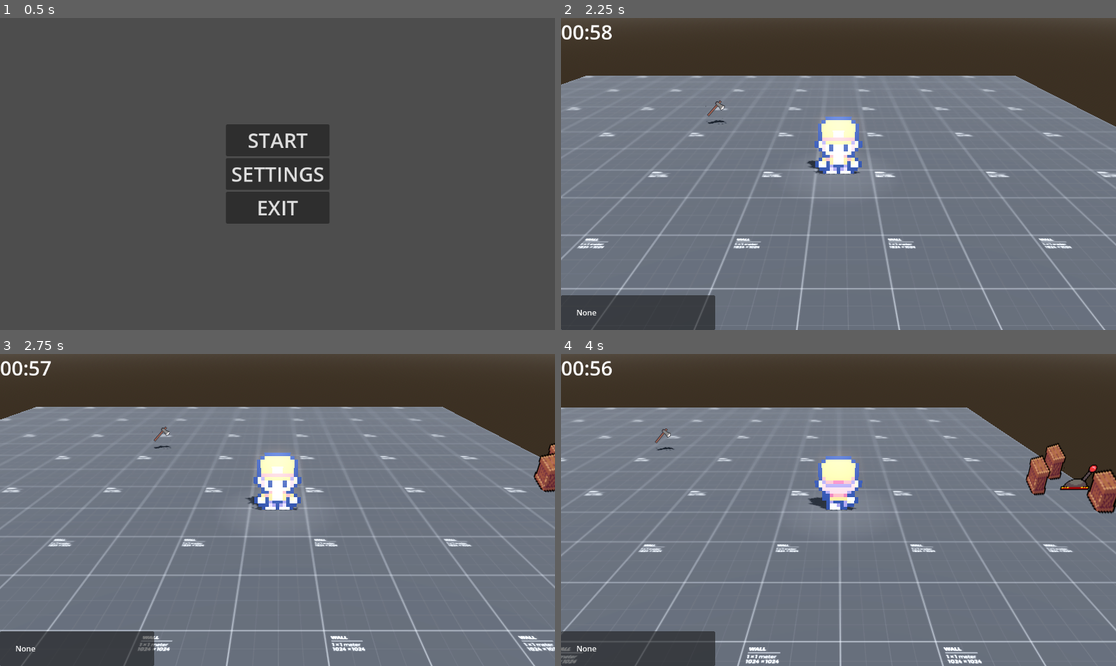
Above: before the commit, frames 1-4 (two rows, left to right).
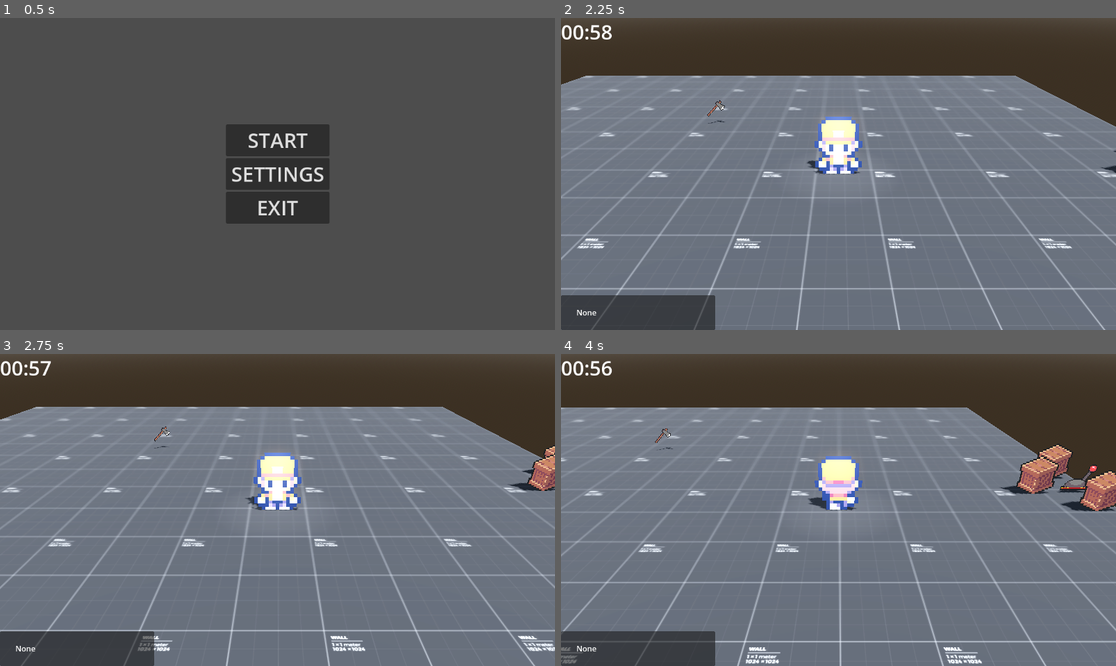
Above: after the commit, the same moments.

Repository: ketzzz-dev/dev-con-project
Game: Godot game, scene res://scenes/ui/screens/main_menu.tscn
The game is run twice, just before and just after one commit, with the same random seed, the same clock (stepped at 60 frames per second) and the same inputs.
Inputs:
- Up to frame 1 (0.5 s): no input
- Up to frame 2 (2.25 s): click "START" at 0.5 s; tap Enter (ui_accept) at 1.25, 1.52 s; hold D (move_right) 1.28-2.03 s; hold F (interact) 1.28-2.03 s; hold S (move_down) from 2.03 s (still down); tap F (interact) at 2.1 s
- Up to frame 3 (2.75 s): keep holding S (move_down); tap Enter (ui_accept) at 2.27 s
- Up to frame 4 (4 s): release S (move_down) at 2.78 s; hold D (move_right) 2.78-3.53 s; hold F (interact) 2.78-3.53 s; hold W (move_up) from 3.53 s (still down); tap F (interact) at 3.6 s; tap Enter (ui_accept) at 3.77 s

Frame 1 is identical in both runs. In frame 2, less than 0.1% of the frame differs, in the area x 26-100%, y 26-50%; in frame 3, 0.6%; in frame 4, 2.0%, in the area x 16-100%, y 23-52%.

Commit message:
Small sprite3d changes

Diff:
--- a/scenes/world/prefabs/axe.tscn
+++ b/scenes/world/prefabs/axe.tscn
@@ -15,6 +15,7 @@
 billboard = 2
 shaded = true
 alpha_cut = 2
+texture_filter = 0
 texture = ExtResource("1_wehjn")
 
 [node name="CollisionShape3D" type="CollisionShape3D" parent="."]
--- a/scenes/world/prefabs/crate_new.tscn
+++ b/scenes/world/prefabs/crate_new.tscn
@@ -15,6 +15,10 @@
 
 [node name="Sprite3D" type="Sprite3D" parent="."]
 transform = Transform3D(3, 0, 0, 0, 3, 0, 0, 0, 3, 0, 0, 0)
+billboard = 2
+shaded = true
+alpha_cut = 2
+texture_filter = 0
 texture = ExtResource("3_g0rj3")
 
 [node name="CollisionShape3D" type="CollisionShape3D" parent="."]
--- a/scenes/world/prefabs/lever.tscn
+++ b/scenes/world/prefabs/lever.tscn
@@ -30,4 +30,8 @@
 
 [node name="Sprite3D" type="Sprite3D" parent="."]
 transform = Transform3D(-0.0119729, 0, -1.99996, 0, 2, 0, 1.99996, 0, -0.0119729, 0, 0.375, 0)
+billboard = 2
+shaded = true
+alpha_cut = 2
+texture_filter = 0
 texture = ExtResource("4_bdby8")
